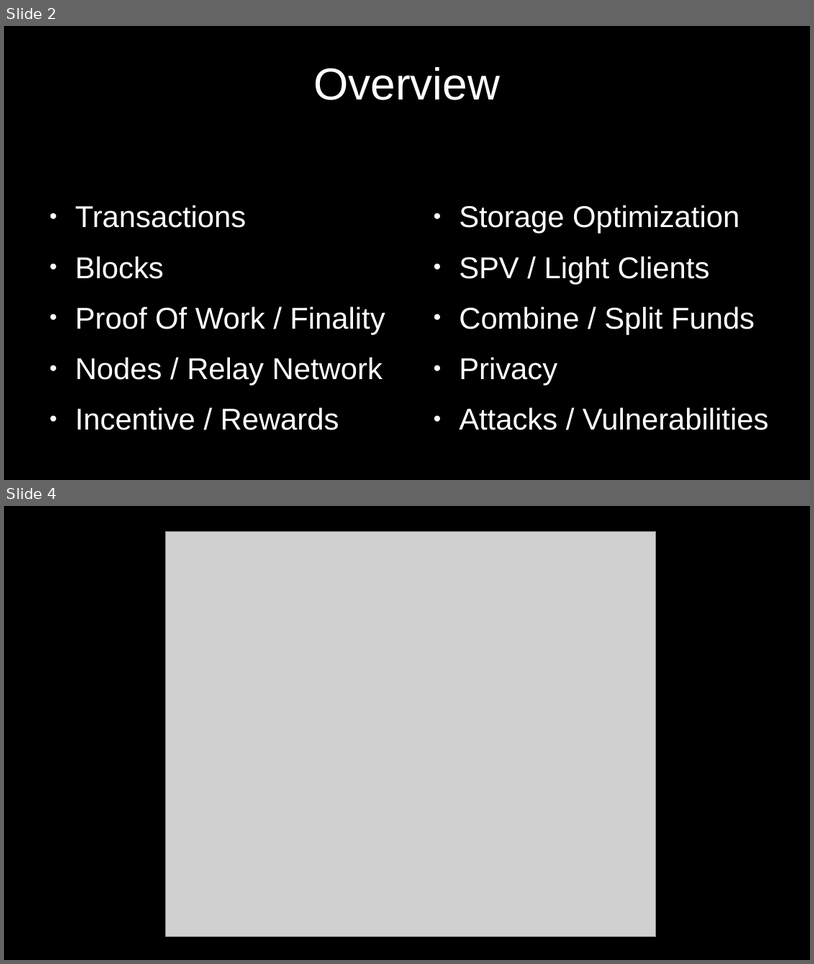
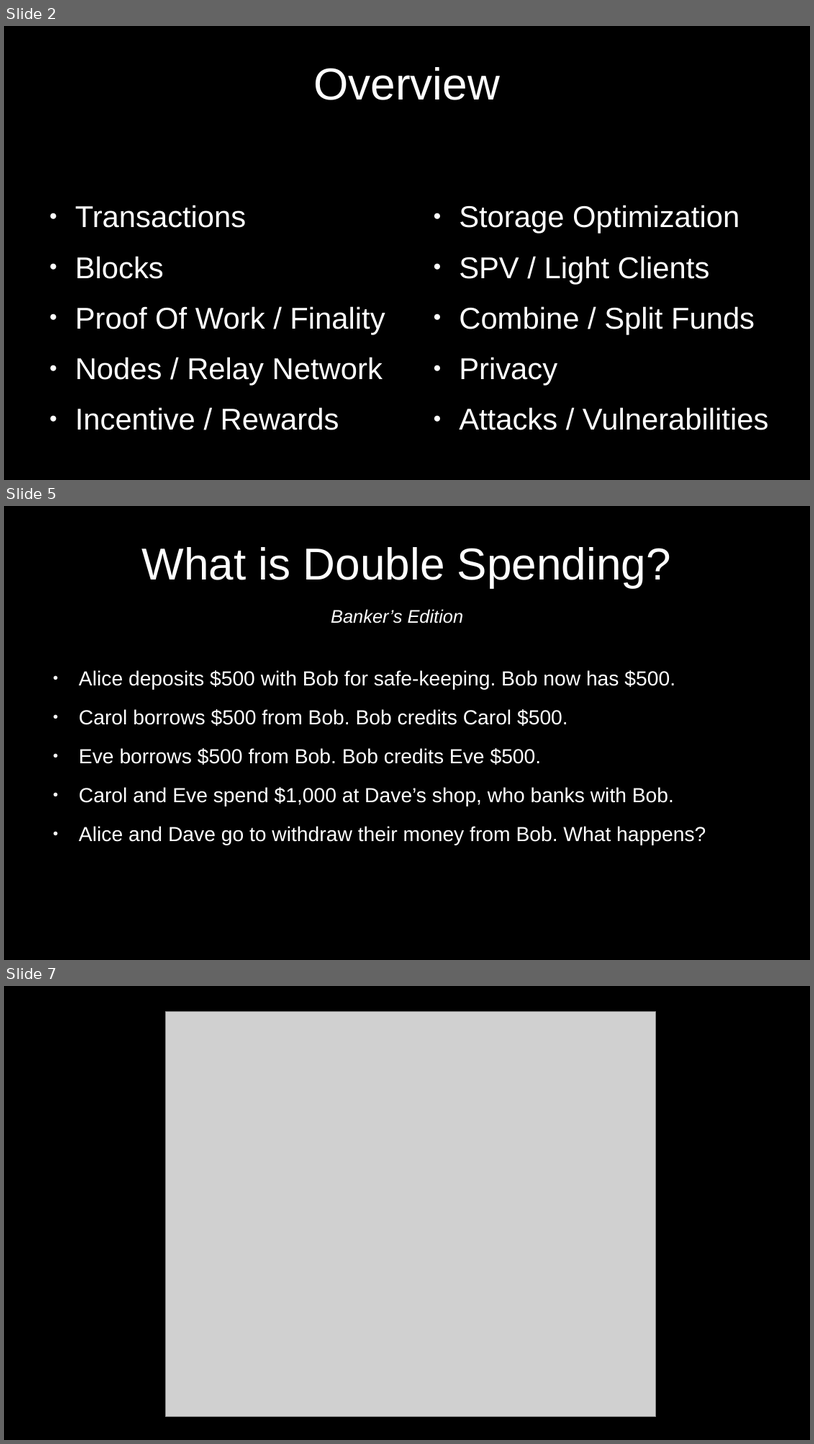
Before and after one commit to cmdruid/bitcoin-programming, a slide deck: slides/bitcoin-whitepaper-review.odp. Shown one above the other, each under a label of ours: slides 2 and 4 before the commit, slides 2, 5 and 7 after it; the slides between them are not shown. The pictures are 814x964 and 814x1444 pixels, drawn with LibreOffice and Linux fonts; fonts in the diff are those of the drawing; grey boxes stand for pictures. Boxes give left, top, right and bottom in pixels: in the first picture for what was removed or moved away, otherwise in the second. Text is boxed around its words. In the diff, an @@ line names an element or a change of style, - is before the commit and + after.

```diff
--- a/slides/bitcoin-whitepaper-review.odp
+++ b/slides/bitcoin-whitepaper-review.odp
@@ slide 5 added at <box>4,506,810,960</box>, background #000000 @@
@@ title added at <box>142,547,671,587</box>, 44 pt, text #FFFFFF @@
+What is Double Spending?
@@ text added at <box>331,609,464,623</box>, 18 pt, text #FFFFFF, italic @@
+Banker’s Edition
@@ text added at <box>79,670,706,845</box>, 20 pt, text #FFFFFF @@
+● Alice deposits $500 with Bob for safe-keeping. Bob now has $500.
+● Carol borrows $500 from Bob. Bob credits Carol $500.
+● Eve borrows $500 from Bob. Bob credits Eve $500.
+● Carol and Eve spend $1,000 at Dave’s shop, who banks with Bob.
+● Alice and Dave go to withdraw their money from Bob. What happens?
@@ what was slide 4 is now slide 7 @@
```
Also in this commit, not shown: 2 slides changed, 8 other slides added, 1 slide removed, 7 other files.
